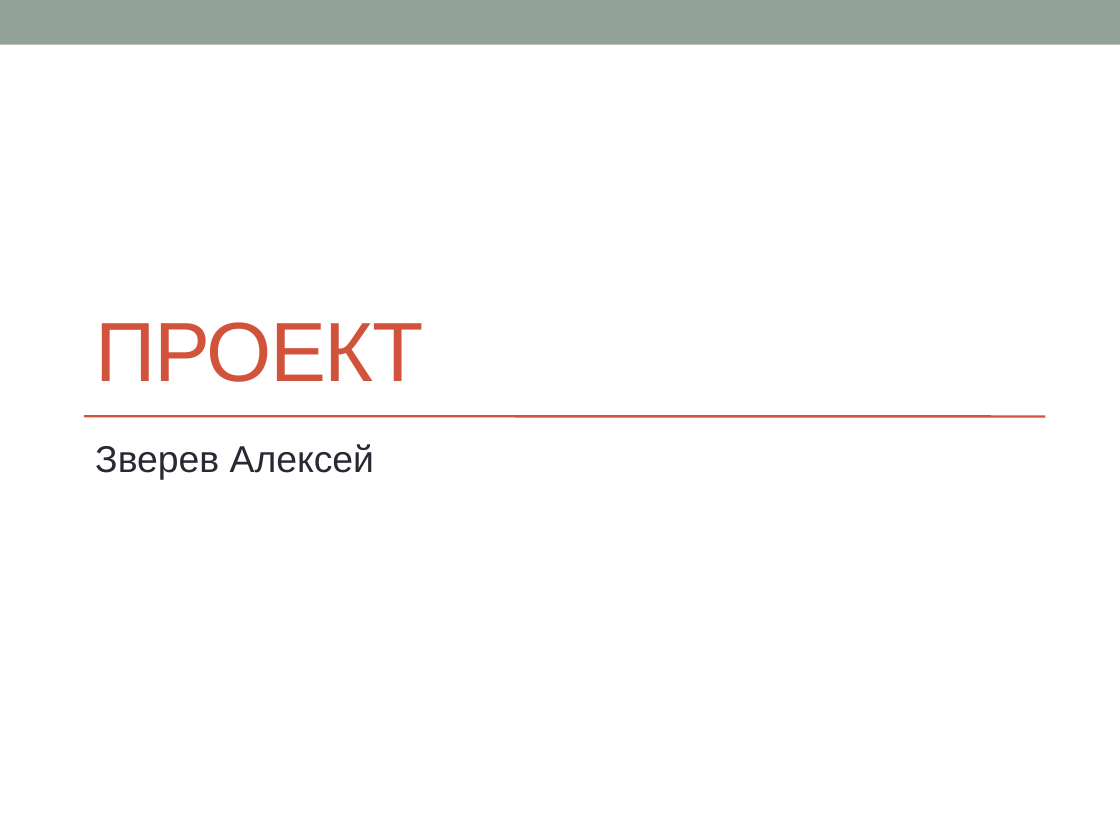
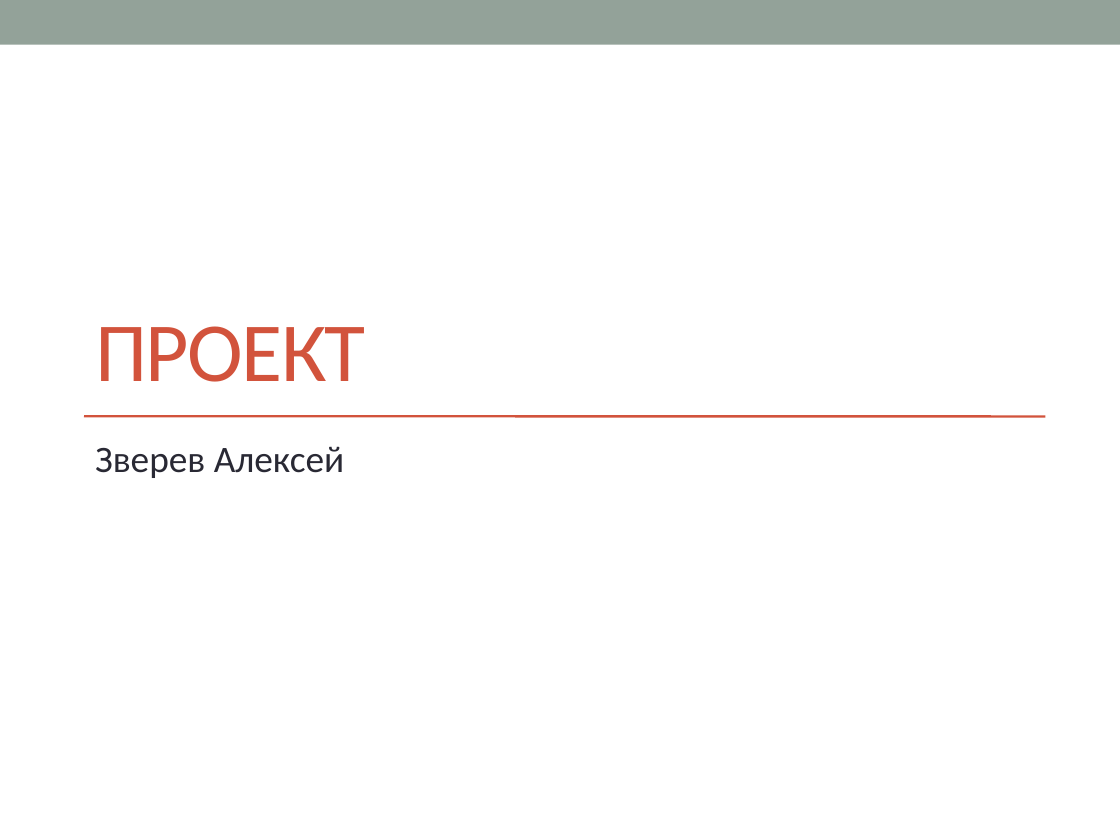
Before and after one commit to leschtsch/timetable, a slide deck: slide 1 of документы/Презентация проекта для программистов1.pptx. Drawn at 1120x840 pixels with LibreOffice and Linux fonts; fonts in the diff are those of the drawing. Boxes give left, top, right and bottom in pixels: in the first picture for what was removed or moved away, otherwise in the second. Text is boxed around its words. In the diff, an @@ line names an element or a change of style, - is before the commit and + after.

```diff
--- a/документы/Презентация проекта для программистов1.pptx
+++ b/документы/Презентация проекта для программистов1.pptx
@@ title "ПРОЕКТ" at (95,326,365,382): font Arial to Calibri @@
@@ subtitle "Зверев Алексей" at (95,446,345,478): font Arial to Calibri @@
```
Also in this commit, not shown: 8 other slides changed, 2 slides removed, 7 other files.
